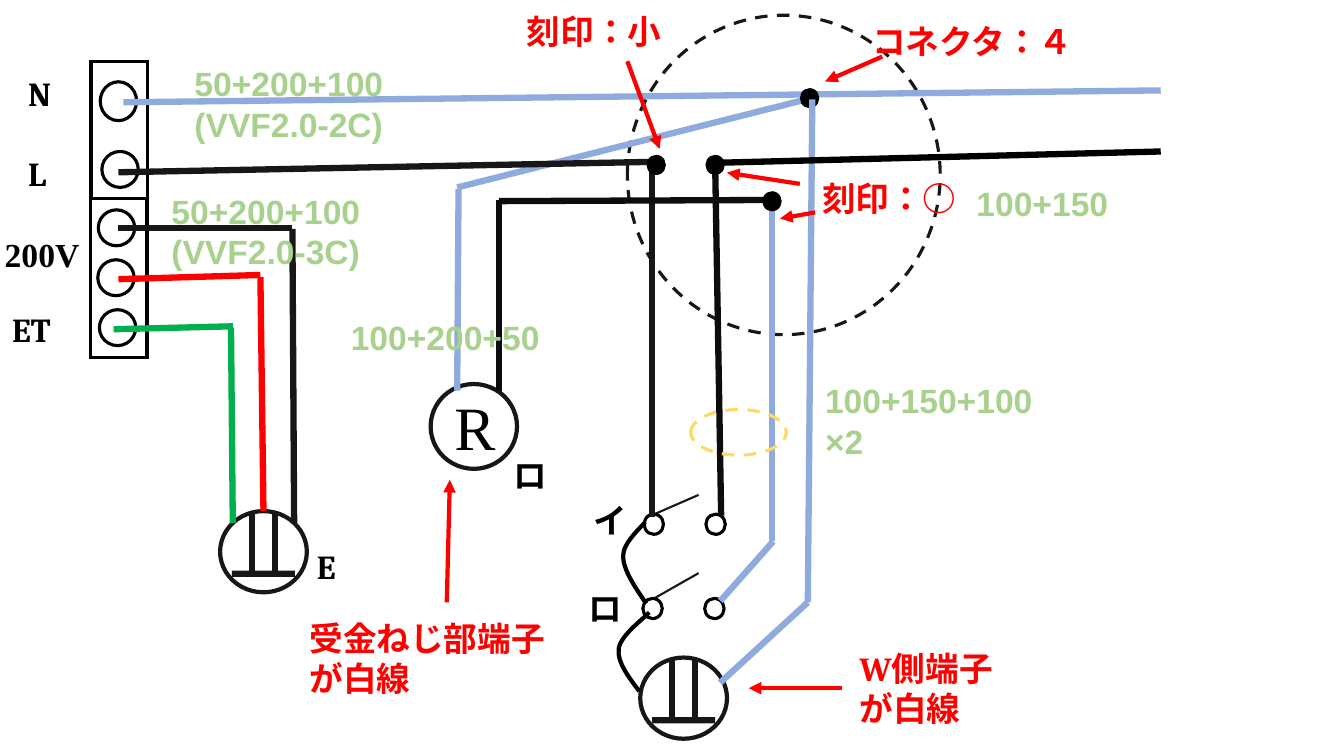
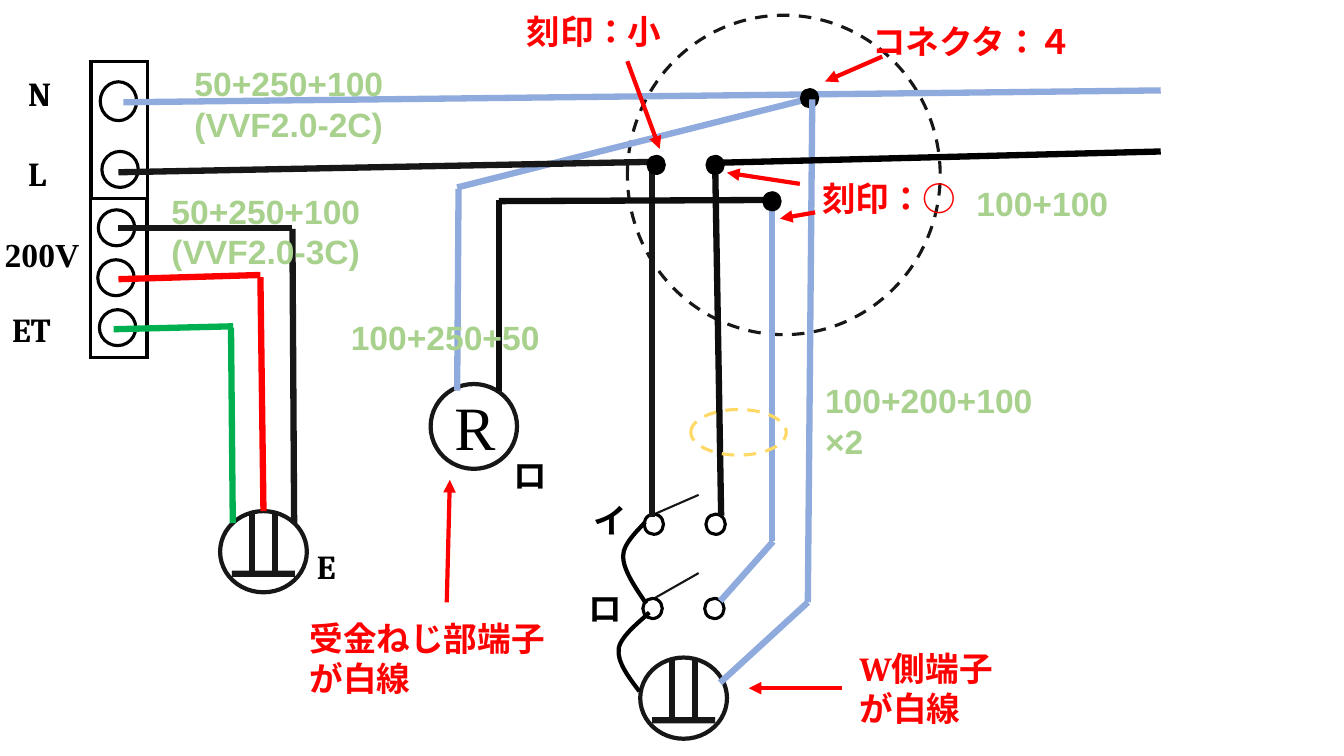
Before and after one commit to nishizumi-lab/sample, a slide deck: slide 7 of algorithm/electricity/03_denki-koujishi/01_kakomon/R1_1/02_jitsugi/q05/a05.pptx. Drawn at 1344x756 pixels with LibreOffice and Linux fonts; fonts in the diff are those of the drawing. Boxes give left, top, right and bottom in pixels: in the first picture for what was removed or moved away, otherwise in the second. Text is boxed around its words. In the diff, an @@ line names an element or a change of style, - is before the commit and + after.

```diff
--- a/algorithm/electricity/03_denki-koujishi/01_kakomon/R1_1/02_jitsugi/q05/a05.pptx
+++ b/algorithm/electricity/03_denki-koujishi/01_kakomon/R1_1/02_jitsugi/q05/a05.pptx
@@ text at (194,73,383,104): text changed @@
-50+200+100
+50+250+100
@@ text at (171,200,360,231): text changed @@
-50+200+100
+50+250+100
@@ text at (976,192,1108,216): text changed @@
-100+150
+100+100
@@ text at (351,323,540,357): text changed @@
-100+200+50
+100+250+50
@@ text at (825,389,1032,413): text changed @@
-100+150+100
+100+200+100
```
Also in this commit, not shown: 18 other files.
